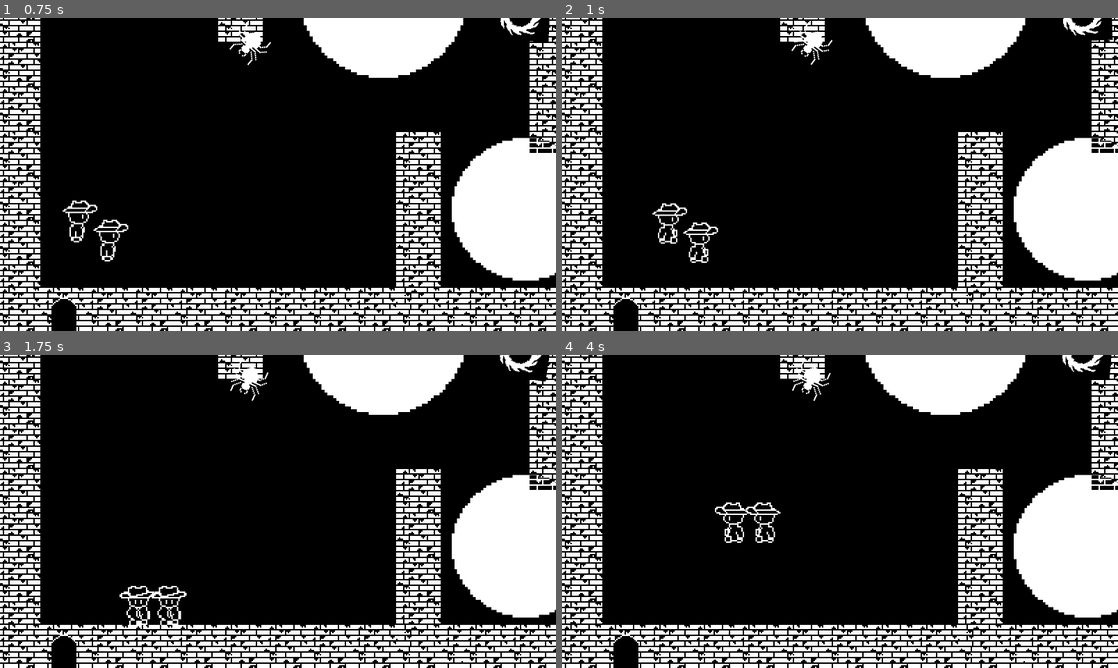
Above: before the commit, frames 1-4 (two rows, left to right).
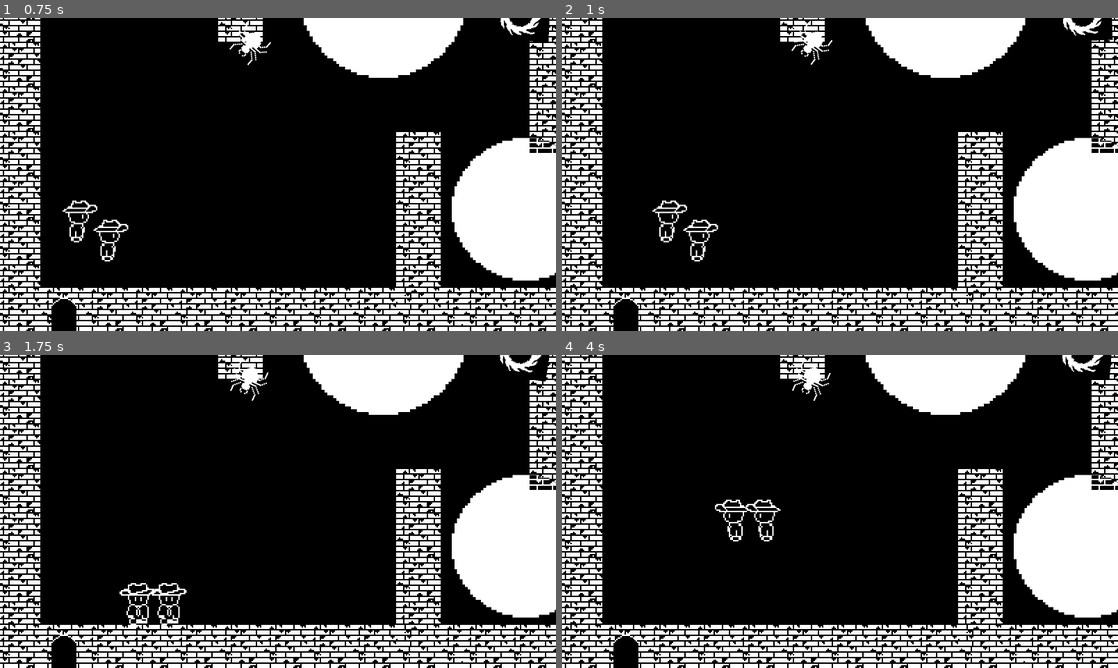
Above: after the commit, the same moments.

Repository: Tracychun13/twilight-tower
Game: Godot game, scene res://scenes/level_2.tscn
Same seed, same stepped clock (60 frames per second), same inputs: the game is played once before the commit and once after it. This scene is started directly instead of the project's main scene.
Inputs:
- Up to frame 1 (0.75 s): hold D (right) from 0.53 s (still down); hold K (attack) from 0.53 s (still down)
- Up to frame 2 (1 s): keep holding D (right); keep holding K (attack); tap J (shield) at 0.8 s
- Up to frame 3 (1.75 s): release D (right) at 1.28 s; release K (attack) at 1.28 s; hold S (down) from 1.28 s (still down); tap J (shield) at 1.35 s; tap K (attack) at 1.55 s
- Up to frame 4 (4 s): release S (down) at 2.03 s; hold D (right) 2.03-2.78 s; hold K (attack) 2.03-2.78 s; tap J (shield) at 2.3, 2.85, 3.8 s; hold W (up) 2.78-3.53 s; tap K (attack) at 3.05 s; hold A (left) from 3.53 s (still down); hold K (attack) from 3.53 s (still down)

Frame 1 is identical in both runs. In frame 2, 0.6% of the frame differs, in the area x 16-29%, y 58-79%; in frame 3, 0.6%; in frame 4, 0.6%.

Commit message:
huhu

Diff:
--- a/twilight-tower/scenes/bat.tscn
+++ b/twilight-tower/scenes/bat.tscn
@@ -1,7 +1,7 @@
 [gd_scene load_steps=13 format=3 uid="uid://bkxva68b8o82j"]
 
 [ext_resource type="Script" path="res://scripts/bat.gd" id="1_w8dxn"]
-[ext_resource type="Texture2D" uid="uid://die4rhwkgo1fl" path="res://assets/enemy_sprite_1/batSprite.png" id="2_wgu2g"]
+[ext_resource type="Texture2D" uid="uid://die4rhwkgo1fl" path="res://assets/bat_assets/batSprite.png" id="2_wgu2g"]
 
 [sub_resource type="AtlasTexture" id="AtlasTexture_supo0"]
 atlas = ExtResource("2_wgu2g")
--- a/twilight-tower/scenes/character.tscn
+++ b/twilight-tower/scenes/character.tscn
@@ -1,34 +1,39 @@
-[gd_scene load_steps=46 format=3 uid="uid://cepqnlk6am0fb"]
+[gd_scene load_steps=60 format=3 uid="uid://cepqnlk6am0fb"]
 
 [ext_resource type="Script" path="res://scripts/character.gd" id="1_051no"]
 [ext_resource type="Texture2D" uid="uid://va7hdc0i35wi" path="res://assets/hero_sprite/Death.png" id="2_6c310"]
-[ext_resource type="Texture2D" uid="uid://xju1hwom04vb" path="res://assets/hero_sprite/Attack.png" id="2_rn385"]
+[ext_resource type="Texture2D" uid="uid://bev2j75ouv7jv" path="res://assets/player_assets/Attack.png" id="2_falw8"]
 [ext_resource type="Texture2D" uid="uid://dtgoso4k3t7i7" path="res://assets/hero_sprite/Hurt.png" id="4_tbmah"]
-[ext_resource type="Texture2D" uid="uid://bxmr6ikkijfjs" path="res://assets/PlayerWalking.png" id="5_57abx"]
-
-[sub_resource type="AtlasTexture" id="AtlasTexture_hggnj"]
-atlas = ExtResource("2_rn385")
-region = Rect2(0, 0, 42, 42)
-
-[sub_resource type="AtlasTexture" id="AtlasTexture_x6evp"]
-atlas = ExtResource("2_rn385")
-region = Rect2(42, 0, 42, 42)
-
-[sub_resource type="AtlasTexture" id="AtlasTexture_gxd68"]
-atlas = ExtResource("2_rn385")
-region = Rect2(84, 0, 42, 42)
-
-[sub_resource type="AtlasTexture" id="AtlasTexture_vy02l"]
-atlas = ExtResource("2_rn385")
-region = Rect2(126, 0, 42, 42)
-
-[sub_resource type="AtlasTexture" id="AtlasTexture_qwtjg"]
-atlas = ExtResource("2_rn385")
-region = Rect2(168, 0, 42, 42)
-
-[sub_resource type="AtlasTexture" id="AtlasTexture_j0lu0"]
-atlas = ExtResource("2_rn385")
-region = Rect2(210, 0, 42, 42)
+[ext_resource type="Texture2D" uid="uid://bxmr6ikkijfjs" path="res://assets/player_assets/PlayerWalking.png" id="5_57abx"]
+[ext_resource type="Texture2D" uid="uid://fn8x6cw42s7c" path="res://assets/player_assets/Shield.png" id="6_0r2id"]
+
+[sub_resource type="AtlasTexture" id="AtlasTexture_wl3xm"]
+atlas = ExtResource("2_falw8")
+region = Rect2(0, 0, 48, 32)
+
+[sub_resource type="AtlasTexture" id="AtlasTexture_dryxx"]
+atlas = ExtResource("2_falw8")
+region = Rect2(48, 0, 48, 32)
+
+[sub_resource type="AtlasTexture" id="AtlasTexture_chru4"]
+atlas = ExtResource("2_falw8")
+region = Rect2(96, 0, 48, 32)
+
+[sub_resource type="AtlasTexture" id="AtlasTexture_kucd6"]
+atlas = ExtResource("2_falw8")
+region = Rect2(144, 0, 48, 32)
+
+[sub_resource type="AtlasTexture" id="AtlasTexture_itwxw"]
+atlas = ExtResource("2_falw8")
+region = Rect2(192, 0, 48, 32)
+
+[sub_resource type="AtlasTexture" id="AtlasTexture_k4hb7"]
+atlas = ExtResource("2_falw8")
+region = Rect2(240, 0, 48, 32)
+
+[sub_resource type="AtlasTexture" id="AtlasTexture_kb75v"]
+atlas = ExtResource("2_falw8")
+region = Rect2(0, 64, 48, 32)
 
 [sub_resource type="AtlasTexture" id="AtlasTexture_s6iy1"]
 atlas = ExtResource("2_6c310")
@@ -90,6 +95,54 @@
 atlas = ExtResource("5_57abx")
 region = Rect2(64, 96, 32, 32)
 
+[sub_resource type="AtlasTexture" id="AtlasTexture_af57t"]
+atlas = ExtResource("6_0r2id")
+region = Rect2(0, 0, 32, 32)
+
+[sub_resource type="AtlasTexture" id="AtlasTexture_dh3ah"]
+atlas = ExtResource("6_0r2id")
+region = Rect2(32, 0, 32, 32)
+
+[sub_resource type="AtlasTexture" id="AtlasTexture_5ttmr"]
+atlas = ExtResource("6_0r2id")
+region = Rect2(64, 0, 32, 32)
+
+[sub_resource type="AtlasTexture" id="AtlasTexture_tx0bl"]
+atlas = ExtResource("6_0r2id")
+region = Rect2(96, 0, 32, 32)
+
+[sub_resource type="AtlasTexture" id="AtlasTexture_r2ahv"]
+atlas = ExtResource("6_0r2id")
+region = Rect2(128, 0, 32, 32)
+
+[sub_resource type="AtlasTexture" id="AtlasTexture_s84xm"]
+atlas = ExtResource("6_0r2id")
+region = Rect2(160, 0, 32, 32)
+
+[sub_resource type="AtlasTexture" id="AtlasTexture_4i74c"]
+atlas = ExtResource("6_0r2id")
+region = Rect2(0, 32, 32, 32)
+
+[sub_resource type="AtlasTexture" id="AtlasTexture_ovdg7"]
+atlas = ExtResource("6_0r2id")
+region = Rect2(32, 32, 32, 32)
+
+[sub_resource type="AtlasTexture" id="AtlasTexture_u6u8d"]
+atlas = ExtResource("6_0r2id")
+region = Rect2(64, 32, 32, 32)
+
+[sub_resource type="AtlasTexture" id="AtlasTexture_i5nng"]
+atlas = ExtResource("6_0r2id")
+region = Rect2(96, 32, 32, 32)
+
+[sub_resource type="AtlasTexture" id="AtlasTexture_botw0"]
+atlas = ExtResource("6_0r2id")
+region = Rect2(128, 32, 32, 32)
+
+[sub_resource type="AtlasTexture" id="AtlasTexture_3mq1b"]
+atlas = ExtResource("6_0r2id")
+region = Rect2(160, 32, 32, 32)
+
 [sub_resource type="AtlasTexture" id="AtlasTexture_hpiqb"]
 atlas = ExtResource("5_57abx")
 region = Rect2(0, 64, 32, 32)
@@ -166,22 +219,22 @@
 animations = [{
 "frames": [{
 "duration": 1.0,
-"texture": SubResource("AtlasTexture_hggnj")
-}, {
-"duration": 1.0,
-"texture": SubResource("AtlasTexture_x6evp")
-}, {
-"duration": 1.0,
-"texture": SubResource("AtlasTexture_gxd68")
-}, {
-"duration": 1.0,
-"texture": SubResource("AtlasTexture_vy02l")
-}, {
-"duration": 1.0,
-"texture": SubResource("AtlasTexture_qwtjg")
-}, {
-"duration": 1.0,
-"texture": SubResource("AtlasTexture_j0lu0")
+"texture": SubResource("AtlasTexture_wl3xm")
+}, {
+"duration": 1.0,
+"texture": SubResource("AtlasTexture_dryxx")
+}, {
+"duration": 1.0,
+"texture": SubResource("AtlasTexture_chru4")
+}, {
+"duration": 1.0,
+"texture": SubResource("AtlasTexture_kucd6")
+}, {
+"duration": 1.0,
+"texture": SubResource("AtlasTexture_itwxw")
+}, {
+"duration": 1.0,
+"texture": SubResource("AtlasTexture_k4hb7")
 }],
 "loop": false,
 "name": &"attack",
@@ -189,6 +242,14 @@
 }, {
 "frames": [{
 "duration": 1.0,
+"texture": SubResource("AtlasTexture_kb75v")
+}],
+"loop": true,
+"name": &"detained",
+"speed": 5.0
+}, {
+"frames": [{
+"duration": 1.0,
 "texture": SubResource("AtlasTexture_s6iy1")
 }, {
 "duration": 1.0,
@@ -246,6 +307,52 @@
 "loop": true,
 "name": &"idle",
 "speed": 10.0
+}, {
+"frames": [{
+"duration": 1.0,
+"texture": SubResource("AtlasTexture_af57t")
+}, {
+"duration": 1.0,
+"texture": SubResource("AtlasTexture_dh3ah")
+}, {
+"duration": 1.0,
+"texture": SubResource("AtlasTexture_5ttmr")
+}, {
+"duration": 1.0,
+"texture": SubResource("AtlasTexture_tx0bl")
+}, {
+"duration": 1.0,
+"texture": SubResource("AtlasTexture_r2ahv")
+}, {
+"duration": 1.0,
+"texture": SubResource("AtlasTexture_s84xm")
+}],
+"loop": true,
+"name": &"shieldingForward",
+"speed": 5.0
+}, {
+"frames": [{
+"duration": 1.0,
+"texture": SubResource("AtlasTexture_4i74c")
+}, {
+"duration": 1.0,
+"texture": SubResource("AtlasTexture_ovdg7")
+}, {
+"duration": 1.0,
+"texture": SubResource("AtlasTexture_u6u8d")
+}, {
+"duration": 1.0,
+"texture": SubResource("AtlasTexture_i5nng")
+}, {
+"duration": 1.0,
+"texture": SubResource("AtlasTexture_botw0")
+}, {
+"duration": 1.0,
+"texture": SubResource("AtlasTexture_3mq1b")
+}],
+"loop": true,
+"name": &"shieldingRight",
+"speed": 5.0
 }, {
 "frames": [{
 "duration": 1.0,
@@ -325,7 +432,7 @@
 [node name="AnimatedSprite2D" type="AnimatedSprite2D" parent="."]
 position = Vector2(3, -20)
 sprite_frames = SubResource("SpriteFrames_oldj6")
-animation = &"walkRight"
+animation = &"shieldingRight"
 autoplay = "idle"
 
 [node name="CollisionPolygon2D" type="CollisionPolygon2D" parent="."]
--- a/twilight-tower/scenes/hole.tscn
+++ b/twilight-tower/scenes/hole.tscn
@@ -1,7 +1,7 @@
 [gd_scene load_steps=7 format=3 uid="uid://cndebk628rpcc"]
 
 [ext_resource type="Script" path="res://scripts/hole.gd" id="1_ny108"]
-[ext_resource type="Texture2D" uid="uid://dxvhonw548wo6" path="res://assets/environment/tilemap.png" id="2_5eumw"]
+[ext_resource type="Texture2D" uid="uid://dxvhonw548wo6" path="res://assets/environment_assets/tilemap.png" id="2_5eumw"]
 
 [sub_resource type="Animation" id="Animation_owh6s"]
 length = 0.001
--- a/twilight-tower/scenes/level_1.tscn
+++ b/twilight-tower/scenes/level_1.tscn
@@ -1,6 +1,6 @@
 [gd_scene load_steps=42 format=4 uid="uid://bylabuky10ay8"]
 
-[ext_resource type="Texture2D" uid="uid://dxvhonw548wo6" path="res://assets/environment/tilemap.png" id="1_v4je4"]
+[ext_resource type="Texture2D" uid="uid://dxvhonw548wo6" path="res://assets/environment_assets/tilemap.png" id="1_v4je4"]
 [ext_resource type="PackedScene" uid="uid://bpkcsxblxa0l3" path="res://scenes/next_level.tscn" id="2_ybgtb"]
 [ext_resource type="PackedScene" uid="uid://cndebk628rpcc" path="res://scenes/hole.tscn" id="3_owgqy"]
 [ext_resource type="PackedScene" uid="uid://bkxva68b8o82j" path="res://scenes/bat.tscn" id="4_yt32i"]
--- a/twilight-tower/scenes/level_2.tscn
+++ b/twilight-tower/scenes/level_2.tscn
@@ -1,6 +1,6 @@
 [gd_scene load_steps=18 format=4 uid="uid://8bwf0msx55hc"]
 
-[ext_resource type="Texture2D" uid="uid://dxvhonw548wo6" path="res://assets/environment/tilemap.png" id="1_slnuk"]
+[ext_resource type="Texture2D" uid="uid://dxvhonw548wo6" path="res://assets/environment_assets/tilemap.png" id="1_slnuk"]
 [ext_resource type="PackedScene" uid="uid://kpuvt45selag" path="res://scenes/light_area.tscn" id="2_rvxjj"]
 [ext_resource type="PackedScene" uid="uid://cndebk628rpcc" path="res://scenes/hole.tscn" id="3_l8l7u"]
 [ext_resource type="PackedScene" uid="uid://bkxva68b8o82j" path="res://scenes/bat.tscn" id="4_myj0u"]
--- a/twilight-tower/scenes/light_area.tscn
+++ b/twilight-tower/scenes/light_area.tscn
@@ -2,7 +2,7 @@
 
 [ext_resource type="Script" path="res://scripts/light_area.gd" id="1_s5xwa"]
 [ext_resource type="Shader" path="res://shaders/invert_colors.gdshader" id="2_h5bw8"]
-[ext_resource type="Texture2D" uid="uid://yhbfe0l1ogs4" path="res://assets/environment/LightSprite.png" id="3_0xsfa"]
+[ext_resource type="Texture2D" uid="uid://yhbfe0l1ogs4" path="res://assets/environment_assets/LightSprite.png" id="3_0xsfa"]
 
 [sub_resource type="ShaderMaterial" id="ShaderMaterial_d1nbr"]
 shader = ExtResource("2_h5bw8")
--- a/twilight-tower/scenes/spider.tscn
+++ b/twilight-tower/scenes/spider.tscn
@@ -1,7 +1,7 @@
 [gd_scene load_steps=14 format=3 uid="uid://div3yomq2t70j"]
 
 [ext_resource type="Script" path="res://scripts/spider.gd" id="1_chsok"]
-[ext_resource type="Texture2D" uid="uid://bi86fdufd7x24" path="res://assets/spider/spider.png" id="1_xv6kq"]
+[ext_resource type="Texture2D" uid="uid://bi86fdufd7x24" path="res://assets/spider_assets/spider.png" id="1_xv6kq"]
 
 [sub_resource type="CircleShape2D" id="CircleShape2D_07h2d"]
 radius = 112.071
--- a/twilight-tower/scenes/web_spit.tscn
+++ b/twilight-tower/scenes/web_spit.tscn
@@ -1,73 +1,17 @@
-[gd_scene load_steps=14 format=3 uid="uid://c780vmjfl4bvl"]
+[gd_scene load_steps=6 format=3 uid="uid://c780vmjfl4bvl"]
 
-[ext_resource type="Texture2D" uid="uid://bi86fdufd7x24" path="res://assets/spider/spider.png" id="1_j5j4d"]
+[ext_resource type="Texture2D" uid="uid://bi86fdufd7x24" path="res://assets/spider_assets/spider.png" id="1_j5j4d"]
 [ext_resource type="Script" path="res://scripts/web_spit.gd" id="1_ma7rl"]
 
-[sub_resource type="AtlasTexture" id="AtlasTexture_k6s3o"]
+[sub_resource type="AtlasTexture" id="AtlasTexture_gwm04"]
 atlas = ExtResource("1_j5j4d")
 region = Rect2(0, 64, 32, 32)
-
-[sub_resource type="AtlasTexture" id="AtlasTexture_8p3kk"]
-atlas = ExtResource("1_j5j4d")
-region = Rect2(32, 64, 32, 32)
-
-[sub_resource type="AtlasTexture" id="AtlasTexture_hvvpj"]
-atlas = ExtResource("1_j5j4d")
-region = Rect2(64, 64, 32, 32)
-
-[sub_resource type="AtlasTexture" id="AtlasTexture_su41f"]
-atlas = ExtResource("1_j5j4d")
-region = Rect2(96, 64, 32, 32)
-
-[sub_resource type="AtlasTexture" id="AtlasTexture_gm0xk"]
-atlas = ExtResource("1_j5j4d")
-region = Rect2(128, 64, 32, 32)
-
-[sub_resource type="AtlasTexture" id="AtlasTexture_krbdl"]
-atlas = ExtResource("1_j5j4d")
-region = Rect2(160, 64, 32, 32)
-
-[sub_resource type="AtlasTexture" id="AtlasTexture_uyk3y"]
-atlas = ExtResource("1_j5j4d")
-region = Rect2(192, 64, 32, 32)
-
-[sub_resource type="AtlasTexture" id="AtlasTexture_2tm7d"]
-atlas = ExtResource("1_j5j4d")
-region = Rect2(224, 64, 32, 32)
-
-[sub_resource type="AtlasTexture" id="AtlasTexture_v5wfh"]
-atlas = ExtResource("1_j5j4d")
-region = Rect2(256, 64, 32, 32)
 
 [sub_resource type="SpriteFrames" id="SpriteFrames_defrr"]
 animations = [{
 "frames": [{
 "duration": 1.0,
-"texture": SubResource("AtlasTexture_k6s3o")
-}, {
-"duration": 1.0,
-"texture": SubResource("AtlasTexture_8p3kk")
-}, {
-"duration": 1.0,
-"texture": SubResource("AtlasTexture_hvvpj")
-}, {
-"duration": 1.0,
-"texture": SubResource("AtlasTexture_su41f")
-}, {
-"duration": 1.0,
-"texture": SubResource("AtlasTexture_gm0xk")
-}, {
-"duration": 1.0,
-"texture": SubResource("AtlasTexture_krbdl")
-}, {
-"duration": 1.0,
-"texture": SubResource("AtlasTexture_uyk3y")
-}, {
-"duration": 1.0,
-"texture": SubResource("AtlasTexture_2tm7d")
-}, {
-"duration": 1.0,
-"texture": SubResource("AtlasTexture_v5wfh")
+"texture": SubResource("AtlasTexture_gwm04")
 }],
 "loop": true,
 "name": &"default",
--- a/twilight-tower/scripts/character.gd
+++ b/twilight-tower/scripts/character.gd
@@ -30,31 +30,39 @@
 	input_direction.normalized()
 	velocity = input_direction*SPEED
 
-	if Input.is_action_pressed("attack") and can_attack:
+	if Input.is_action_pressed("attack") and can_attack and not is_detained:
 		is_shielding = false;
 		is_attacking = true
 		sprite2d.play("attack")
 		await sprite2d.animation_finished
 		is_attacking = false
 
-	if not is_attacking:
-		#if Input.is_action_pressed("shield"):
-			#sprite2d.play("shield")
-			#is_shielding = true;
+	if not is_attacking and not is_detained:
+		if Input.is_action_pressed("shield"):
+			is_shielding = true;
+		else:
+			is_shielding = false;
 		if Input.is_action_pressed("left"):
 			sprite2d.flip_h = true
-			sprite2d.play("walkRight")
+			if(is_shielding):
+				sprite2d.play("shieldingRight")
+			else:
+				sprite2d.play("walkRight")
 
 		elif Input.is_action_pressed("right"):
 			sprite2d.flip_h = false
-			sprite2d.play("walkRight")
+			if(is_shielding):
+				sprite2d.play("shieldingRight")
+			else:
+				sprite2d.play("walkRight")
 
 		elif Input.is_action_pressed("down"):
-			sprite2d.play("walkForward")
-
+			if(is_shielding):
+				sprite2d.play("shieldingForward")
+			else:
+				sprite2d.play("walkForward")
 		elif Input.is_action_pressed("up"):
 			sprite2d.play("walkBackward")
-
 		else:
 			sprite2d.play("idle")
 	else:
@@ -65,7 +73,7 @@
 '''
 func shot_by_web() -> void:
 	print("got shot")
-	#is_detained = true
+	is_detained = true
 
 # when bat hits the player call this
 func playerDamaged(value):
@@ -85,4 +93,7 @@
 	get_input()
 	if is_captured_by_ghost:
 		velocity = ghost_drag_vector
+	if(is_detained):
+		sprite2d.play("detained")
+
 	move_and_slide()
--- a/twilight-tower/scripts/web_spit.gd
+++ b/twilight-tower/scripts/web_spit.gd
@@ -18,6 +18,8 @@
 	self.translate(velocity*delta)
 
 
+
+
 func _on_area_2d_body_entered(body: Node2D) -> void:
 	queue_free()
 	if body == player:
Renamed: twilight-tower/assets/enemy_sprite_1/batSprite.png -> twilight-tower/assets/bat_assets/batSprite.png
Not shown, changed: twilight-tower/assets/bat_assets/batSprite.png.import
Renamed: twilight-tower/assets/environment/LightSprite.png -> twilight-tower/assets/environment_assets/LightSprite.png
Not shown, changed: twilight-tower/assets/environment_assets/LightSprite.png.import
Renamed: twilight-tower/assets/environment/dungeon_tileset.png -> twilight-tower/assets/environment_assets/dungeon_tileset.png
Not shown, changed: twilight-tower/assets/environment_assets/dungeon_tileset.png.import
Renamed: twilight-tower/assets/environment/tilemap.png -> twilight-tower/assets/environment_assets/tilemap.png
Not shown, changed: twilight-tower/assets/environment_assets/tilemap.png.import
Binary file added: twilight-tower/assets/player_assets/Attack.png
Not shown, changed: twilight-tower/assets/player_assets/Attack.png.import
Renamed: twilight-tower/assets/PlayerWalking.png -> twilight-tower/assets/player_assets/PlayerWalking.png
Not shown, added: twilight-tower/assets/player_assets/PlayerWalking.png.import
(and 4 more such lines)
